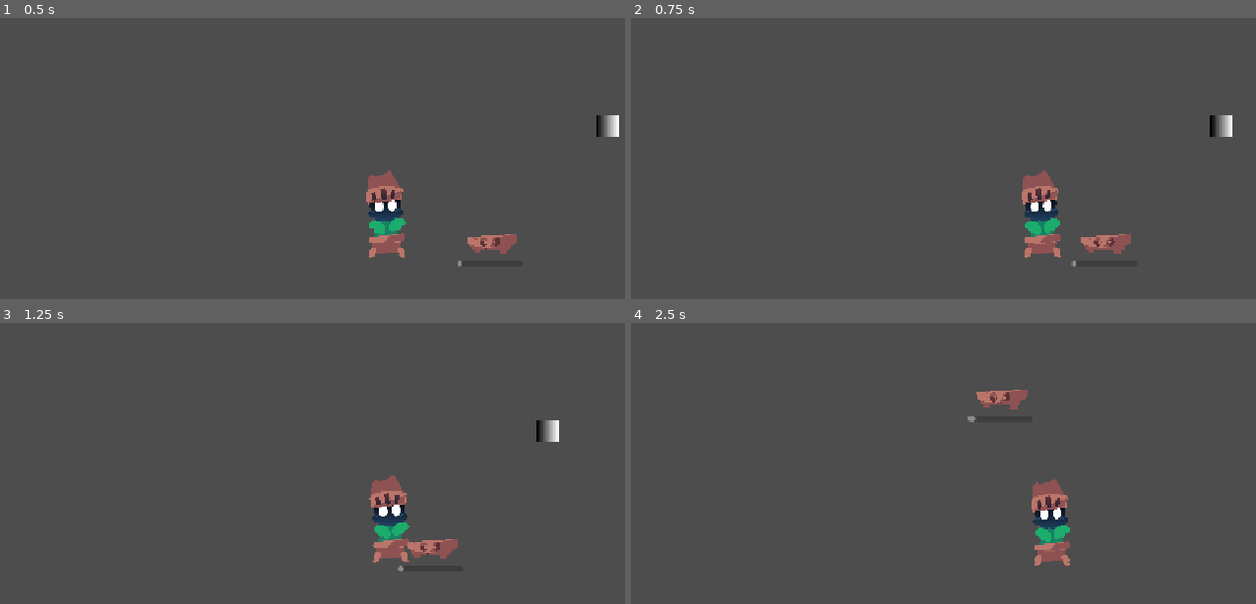
Above: before the commit, frames 1-4 (two rows, left to right).
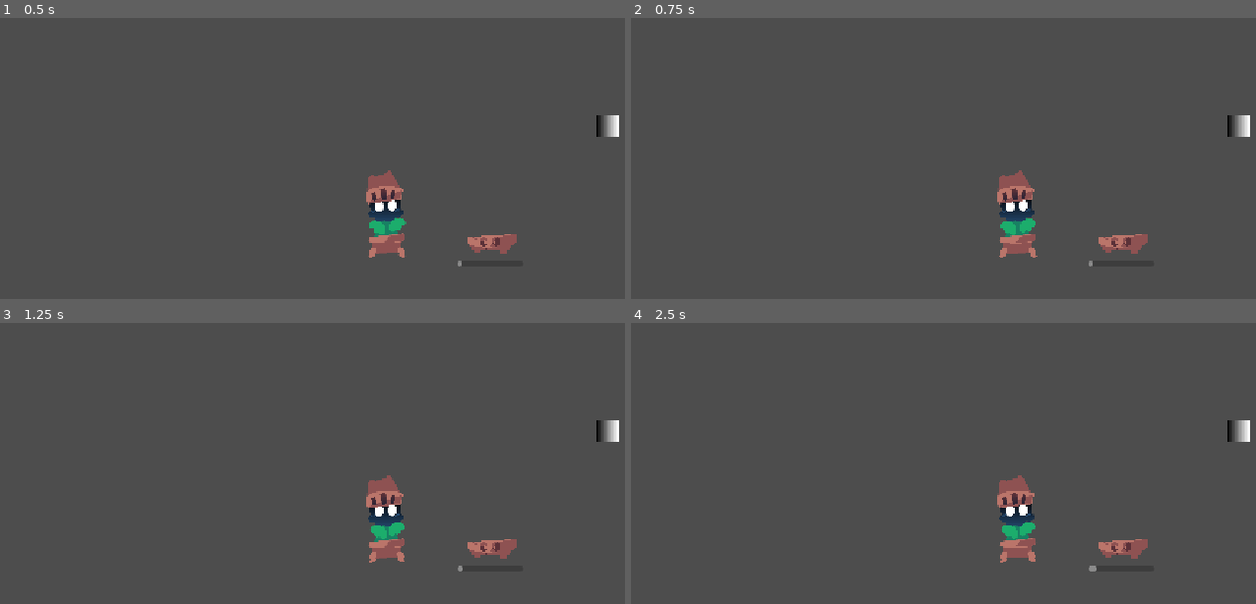
Above: after the commit, the same moments.

Repository: INV-matt/GMTK-Game-Jam-2026
Game: Godot game, scene res://debug/debug_world.tscn
Same seed, same stepped clock (60 frames per second), same inputs: the game is played once before the commit and once after it.
Inputs (mouse positions are in pixels of both pictures, inside the frame that each line leads up to):
- Up to frame 1 (0.5 s): no input
- Up to frame 2 (0.75 s): tap Enter at 0.5 s; move the mouse to (1193, 217) at 0.52 s; press the mouse at (1193, 217) at 0.53 s; hold D (move_right) from 0.53 s (still down)
- Up to frame 3 (1.25 s): keep holding D (move_right)
- Up to frame 4 (2.5 s): move the mouse to (862, 567) at 1.27 s; release D (move_right) at 1.28 s; release the mouse at (862, 567) at 1.28 s; hold S (move_down) 1.28-2.03 s; click (862, 567) at 1.35 s; move the mouse to (1099, 446) at 2.02 s; press the mouse at (1099, 446) at 2.03 s; hold D (move_right) from 2.03 s (still down)

Frame 1 is identical in both runs. In frame 2, 3.3% of the frame differs, in the area x 58-100%, y 34-89%; in frame 3, 2.1%; in frame 4, 3.9%, in the area x 53-100%, y 23-89%.
Error after the commit: Parse Error: Identifier "ability" not declared in the current scope. (res://player/player.gd:50)

Commit message:
Added qol.gd

Diff:
--- a/components/dmg_hitbox.gd
+++ b/components/dmg_hitbox.gd
@@ -15,12 +15,7 @@
 
 func deal_dmg(to_what: Hurtbox) -> void:
   var parent: Node = to_what.get_parent()
-  var hp_comp: HpComp
-
-  for node: Node in parent.get_children():
-    if node is HpComp:
-      hp_comp = (node as HpComp)
-      break
+  var hp_comp: HpComp = Qol.find_hp_comp(parent)
 
   pierced += 1
 
--- a/player/player.gd
+++ b/player/player.gd
@@ -3,7 +3,12 @@
 
 @export var SPEED = 300.0
 
-@export var ability: Ability
+signal ability_list_changed
+
+@export var abilities: Array[Ability]:
+  set(value):
+    abilities = value
+    ability_list_changed.emit()
 
 @onready var hp_comp: HpComp = %HpComp
 @onready var death_timer: Timer = %DeathTimer
--- a/player/player.tscn
+++ b/player/player.tscn
@@ -4,6 +4,7 @@
 [ext_resource type="Script" uid="uid://bfuubedgq33em" path="res://components/hurtbox.gd" id="2_rkbax"]
 [ext_resource type="Script" uid="uid://d1jlu0g173ory" path="res://components/hp_comp.gd" id="3_g1dw6"]
 [ext_resource type="Texture2D" uid="uid://ct5ehol4o2vkq" path="res://assets/sprites/Terracota_Idle_Sheet.png" id="4_yw30f"]
+[ext_resource type="Theme" uid="uid://do3colsru7pqn" path="res://main_theme.tres" id="5_qjkh3"]
 
 [sub_resource type="CapsuleShape2D" id="CapsuleShape2D_yw30f"]
 radius = 24.13
@@ -340,6 +341,7 @@
 
 [node name="Player" type="CharacterBody2D" unique_id=386552564]
 script = ExtResource("1_oul6g")
+SPEED = null
 
 [node name="Hurtbox" type="Area2D" parent="." unique_id=1828331245]
 position = Vector2(0, -37)
@@ -380,5 +382,6 @@
 offset_top = 32.0
 offset_right = 40.0
 offset_bottom = 40.0
+theme = ExtResource("5_qjkh3")
 value = 99.96
 show_percentage = false
--- a/project.godot
+++ b/project.godot
@@ -14,6 +14,10 @@
 run/main_scene="uid://c20k3ugnp8t46"
 config/features=PackedStringArray("4.7", "Forward Plus")
 config/icon="res://icon.svg"
+
+[autoload]
+
+Qol="*uid://drw6b2doqer3r"
 
 [display]
 
--- /dev/null
+++ b/qol.gd
@@ -0,0 +1,46 @@
+extends Node
+
+func _ready() -> void:
+  process_mode = Node.PROCESS_MODE_ALWAYS
+
+const MAIN_THEME = preload("uid://do3colsru7pqn")
+
+func find_with_criteria(from: Node, criteria: Callable) -> Node:
+  if criteria.call(from):
+    return from
+
+  for i: Node in from.get_children():
+    var r: Node = find_with_criteria(i, criteria)
+
+    if r:
+      return r
+
+  return null
+
+func find_hp_comp(from: Node) -> Node:
+  return find_with_criteria(from, func(x: Node) -> bool:
+    return x is HpComp
+  )
+
+func create_timer(time: float, timeout: Callable) -> Timer:
+  var t: Timer = Timer.new()
+  t.autostart = true
+  t.wait_time = time
+
+  get_tree().get_root().add_child.call_deferred(t)
+
+  t.timeout.connect(func() -> void:
+    t.queue_free()
+    timeout.call()
+  )
+
+  return t
+
+func add_to_tree(node: Node) -> void:
+  get_tree().get_root().add_child.call_deferred(node)
+
+func pause_game() -> void:
+  get_tree().paused = true
+
+func unpause_game() -> void:
+  get_tree().paused = false
Not shown, added: qol.gd.uid
